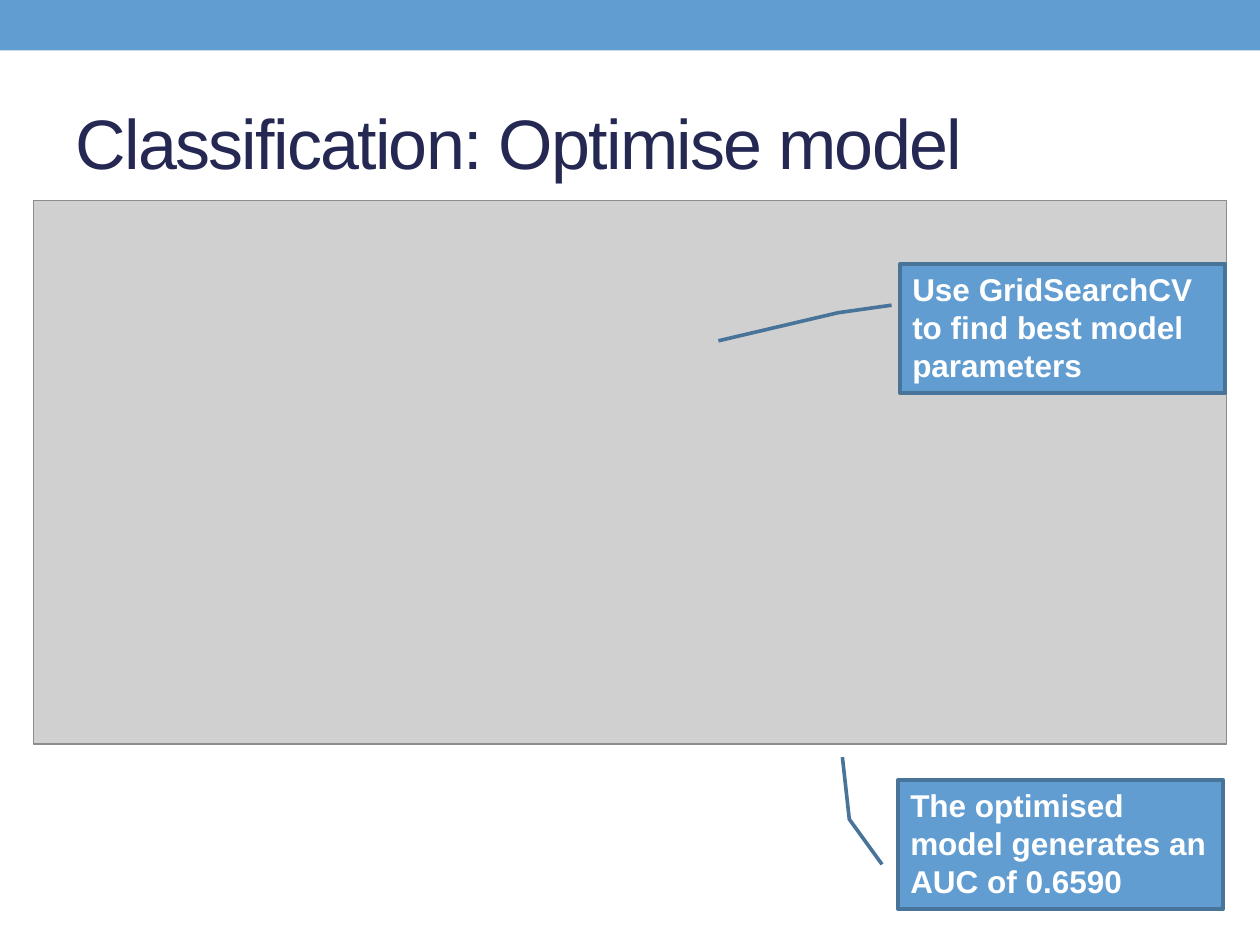
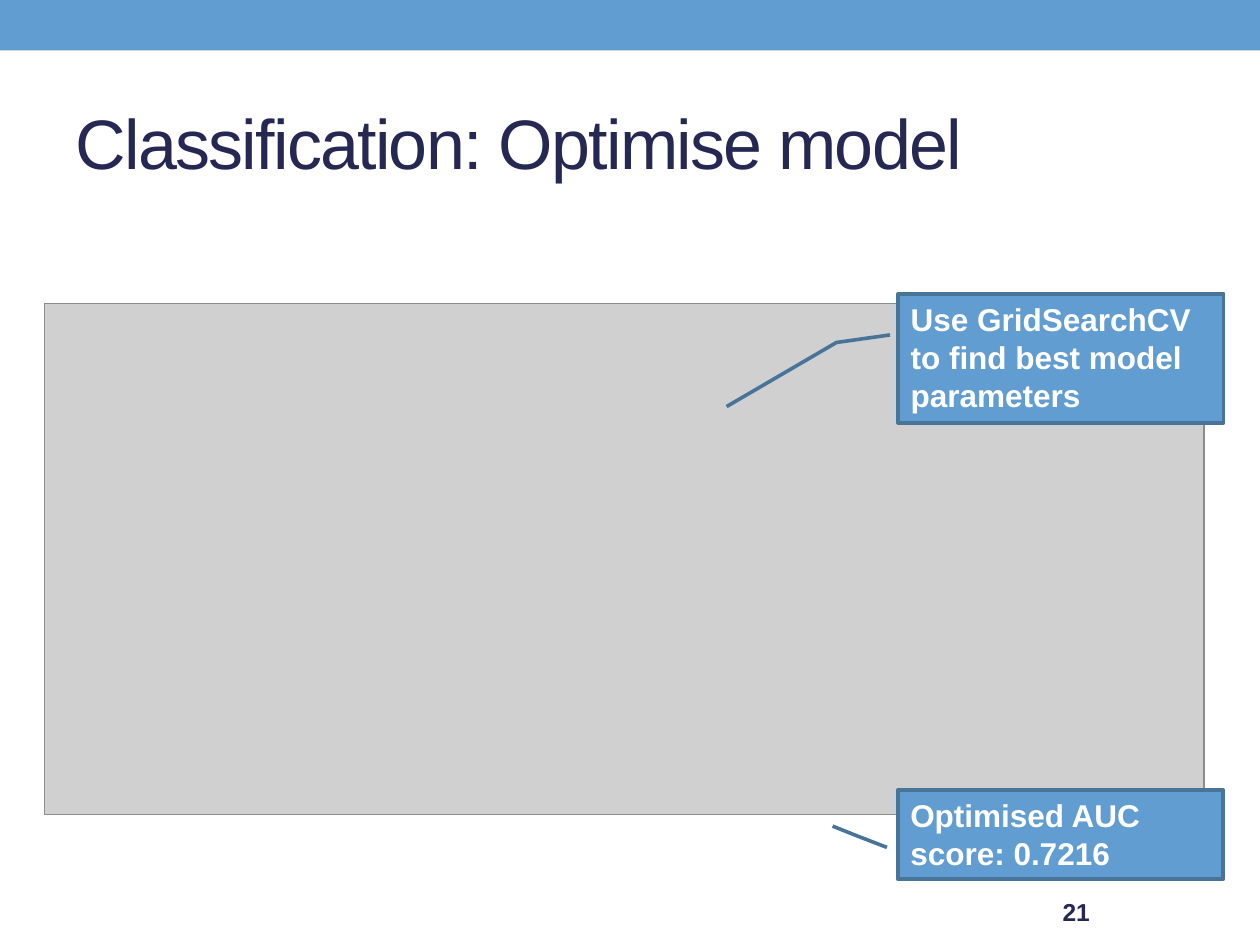
Before and after one commit to Son17/Data-Science-Projects, a slide deck: slide 21 of LG presentation.pptx. Drawn at 1260x945 pixels with LibreOffice and Linux fonts; fonts in the diff are those of the drawing; grey boxes stand for pictures. Boxes give left, top, right and bottom in pixels: in the first picture for what was removed or moved away, otherwise in the second. Text is boxed around its words. In the diff, an @@ line names an element or a change of style, - is before the commit and + after.

```diff
--- a/LG presentation.pptx
+++ b/LG presentation.pptx
@@ text removed at (96, 198, 735, 201) @@
-• Optimise logistic regression model
@@ border callout "Use GridSearchCV to find best ...": place and size @@
-border callout "Use GridSearchCV to find best ..." at (900, 265, 1225, 393)
+border callout "Use GridSearchCV to find best ..." at (898, 294, 1223, 422)
@@ border callout "Use GridSearchCV to find best ..." at (898, 294, 1223, 422): proportions changed @@
@@ picture: place and size @@
-picture at (34, 200, 1227, 743)
+picture at (44, 304, 1203, 815)
@@ border callout "Optimised AUC score: 0.7216" at (898, 790, 1223, 879): proportions changed @@
@@ border callout "Optimised AUC score: 0.7216": place and size @@
-border callout "Optimised AUC score: 0.7216" at (898, 780, 1223, 908)
+border callout "Optimised AUC score: 0.7216" at (898, 790, 1223, 879)
@@ text in border callout at (910, 804, 1140, 866): text changed @@
-The optimised model generates an AUC of 0.6590
+Optimised AUC score: 0.7216
@@ page number added at (1063, 904, 1090, 921), 14 pt, text #242852, bold @@
+21
```
Also in this commit, not shown: 4 other slides changed, 2 slides removed, 3 other files.
